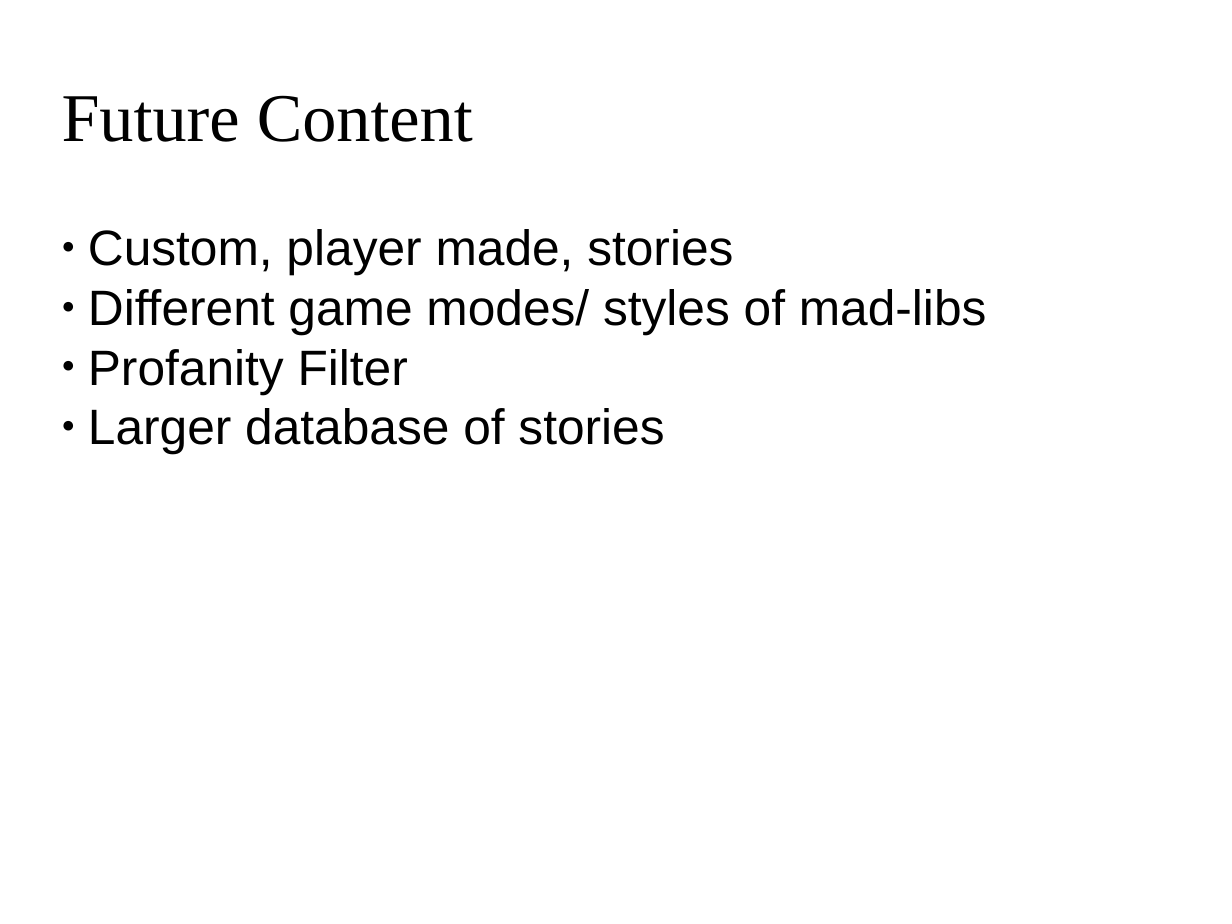
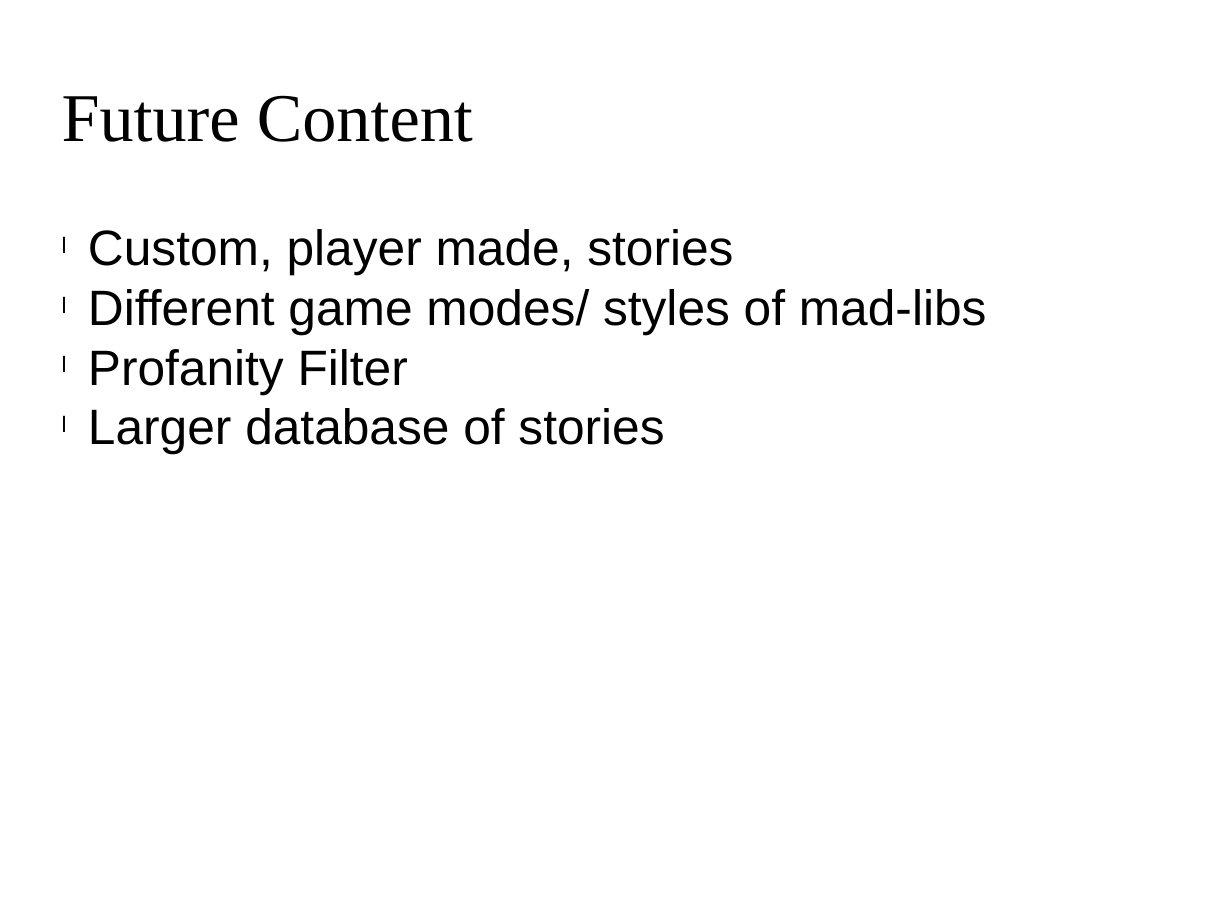
Before and after one commit to mturley/PhraseCards, a slide deck: slide 9 of docs/Final Submission/Final_show_1.pptx (slide 7 before the commit). Drawn at 1232x924 pixels with LibreOffice and Linux fonts; fonts in the diff are those of the drawing. Boxes give left, top, right and bottom in pixels: in the first picture for what was removed or moved away, otherwise in the second. Text is boxed around its words. In the diff, an @@ line names an element or a change of style, - is before the commit and + after.

```diff
--- a/docs/Final Submission/Final_show_1.pptx
+++ b/docs/Final Submission/Final_show_1.pptx
@@ text "Custom, player made, stories" at (x1=88, y1=229, x2=987, y2=454): bullet ● to l @@
```
Also in this commit, not shown: 2 other slides changed, 3 slides added, 1 slide removed.
